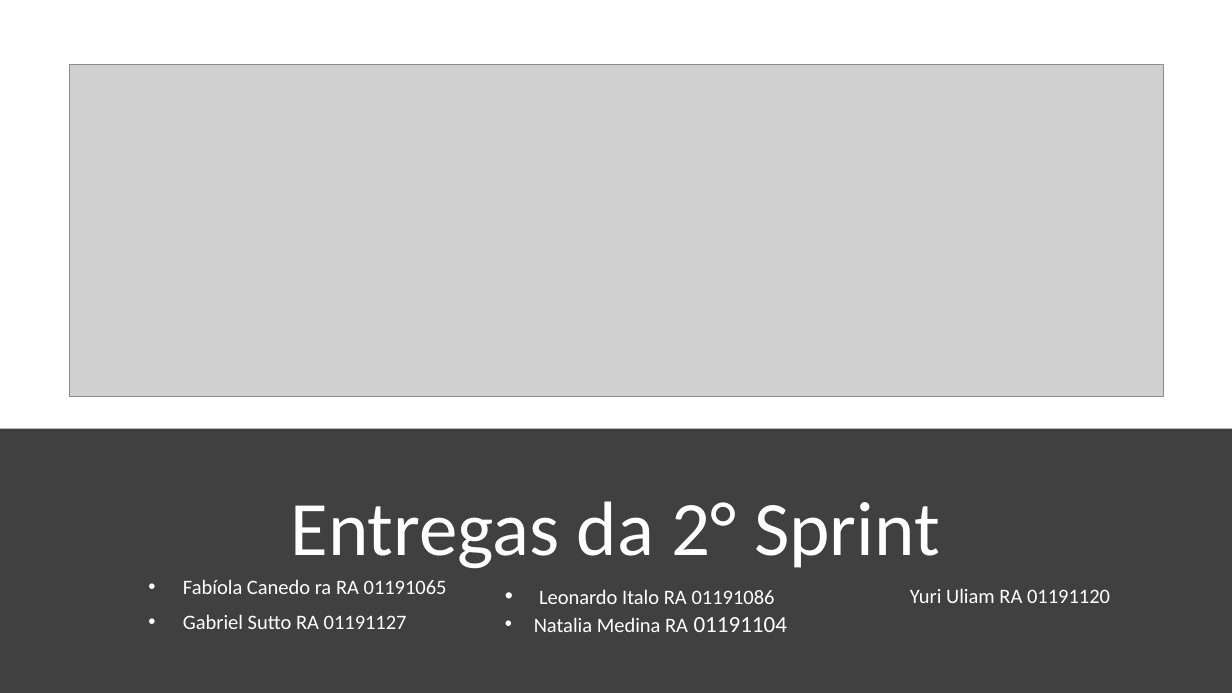
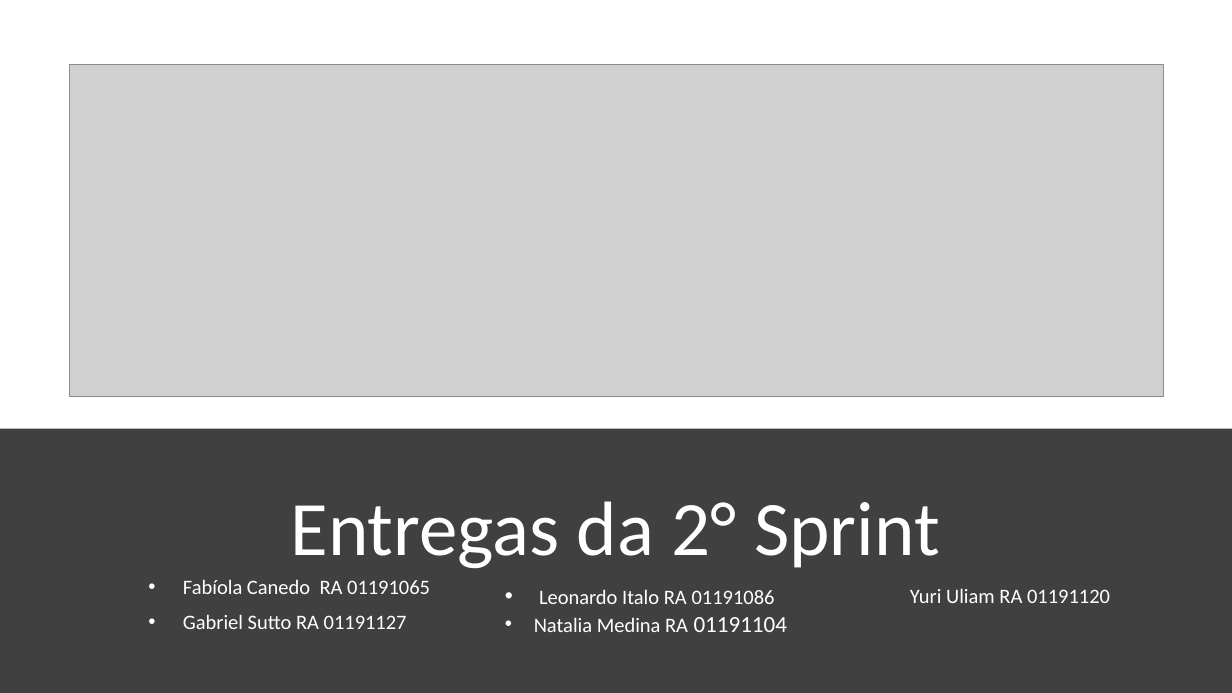
Before and after one commit to Fabicaneyu/.mineHash, a slide deck: slide 1 of Documentação/Slides/Entregas da 2° Sprint.pptx. Drawn at 1232x693 pixels with LibreOffice and Linux fonts; fonts in the diff are those of the drawing; grey boxes stand for pictures. Boxes give left, top, right and bottom in pixels: in the first picture for what was removed or moved away, otherwise in the second. Text is boxed around its words. In the diff, an @@ line names an element or a change of style, - is before the commit and + after.

Commit message:
slides Sprint 2

```diff
--- a/Documentação/Slides/Entregas da 2° Sprint.pptx
+++ b/Documentação/Slides/Entregas da 2° Sprint.pptx
@@ subtitle at <box>183,579,430,594</box>: text changed @@
-• Fabíola Canedo ra RA 01191065
+• Fabíola Canedo RA 01191065
```
Also in this commit, not shown: 4 slides added.
